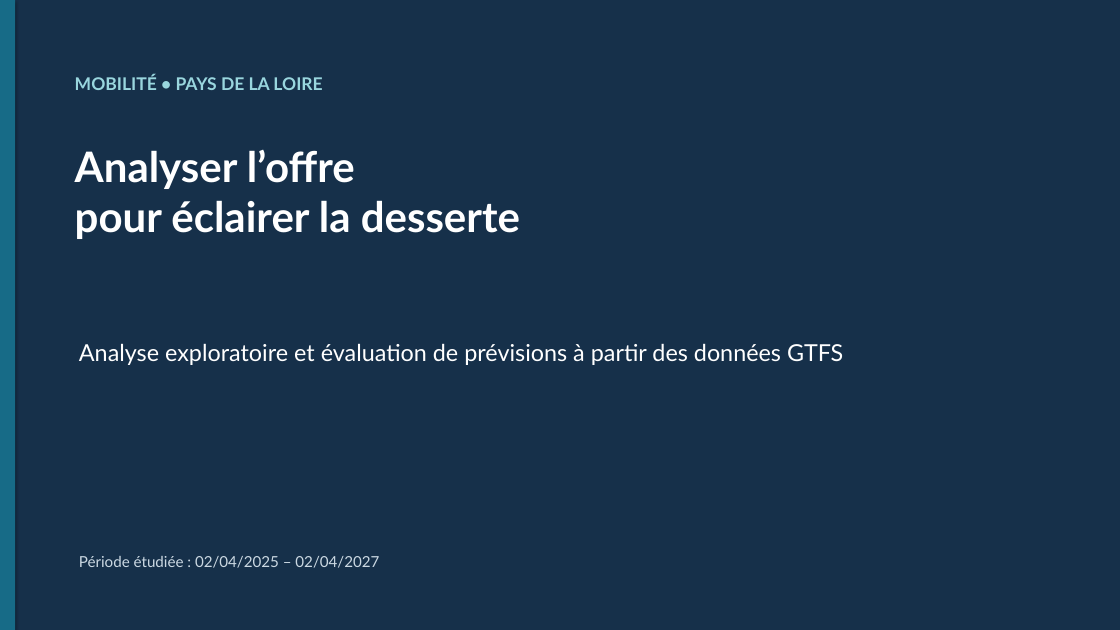
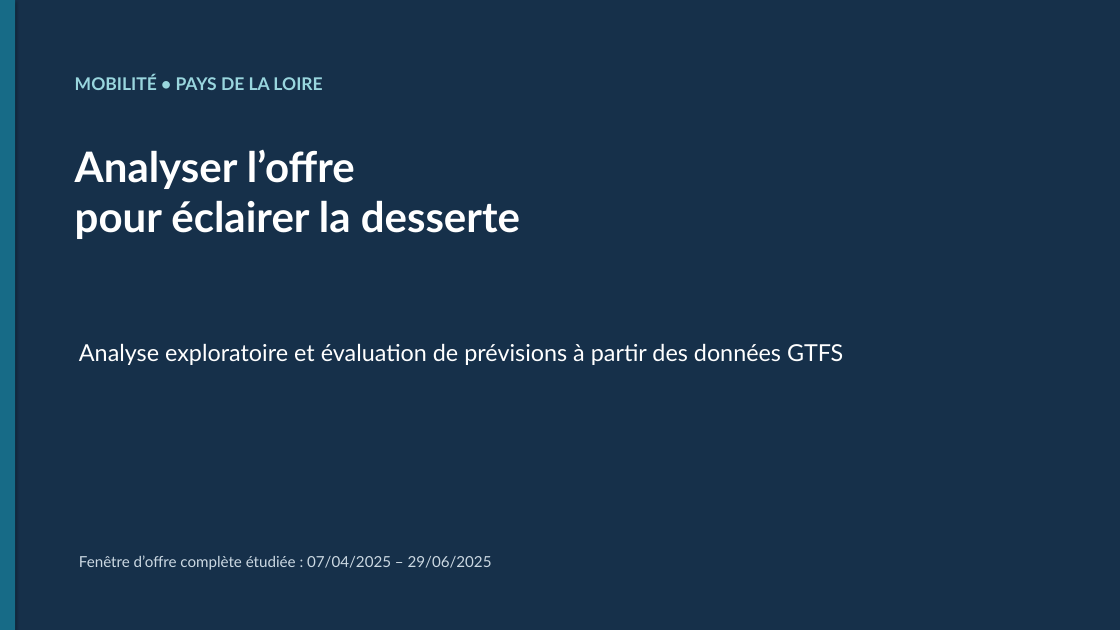
Before and after one commit to pat-pajero85/PROJET-FINAL-PATRICK, a slide deck: slide 1 of reports/presentation_analyse_mobilite.pptx. Drawn at 1120x630 pixels with LibreOffice and Linux fonts; fonts in the diff are those of the drawing. Boxes give left, top, right and bottom in pixels: in the first picture for what was removed or moved away, otherwise in the second. Text is boxed around its words. In the diff, an @@ line names an element or a change of style, - is before the commit and + after.

Commit message:
Consolidation : présentation alignée sur l'étape 7, README unifié
- generer_presentation.py : la diapositive de prévision de l'étape 6 est
  remplacée par trois diapositives issues de l'étape 7 (fenêtre complète
  du feed, faible desserte par réseau, comparaison des 5 méthodes) ;
  la période affichée correspond à la fenêtre 07/04–29/06/2025.
- Présentation PowerPoint régénérée (9 diapositives).
- README : section API dédoublonnée, bloc de code corrigé, arborescence
  et tableau des documents (avec docs/09), parcours de vérification
  étendu aux scripts 05–08 et à la présentation, inventaire de reports/.
- API et script 03 : chemin de la base configurable via GTFS_DB_PATH
  (GTFS_DATABASE toujours accepté), délai d'attente SQLite de 30 s.
- Rapport de validation de la base mis à jour après exclusion des
  passages sans montée possible.

```diff
--- a/reports/presentation_analyse_mobilite.pptx
+++ b/reports/presentation_analyse_mobilite.pptx
@@ text at bbox=[79, 555, 492, 570]: text changed @@
-Période étudiée : 02/04/2025 – 02/04/2027
+Fenêtre d’offre complète étudiée : 07/04/2025 – 29/06/2025
```
Also in this commit, not shown: 3 other slides changed, 3 slides added, 1 slide removed, 5 other files.
